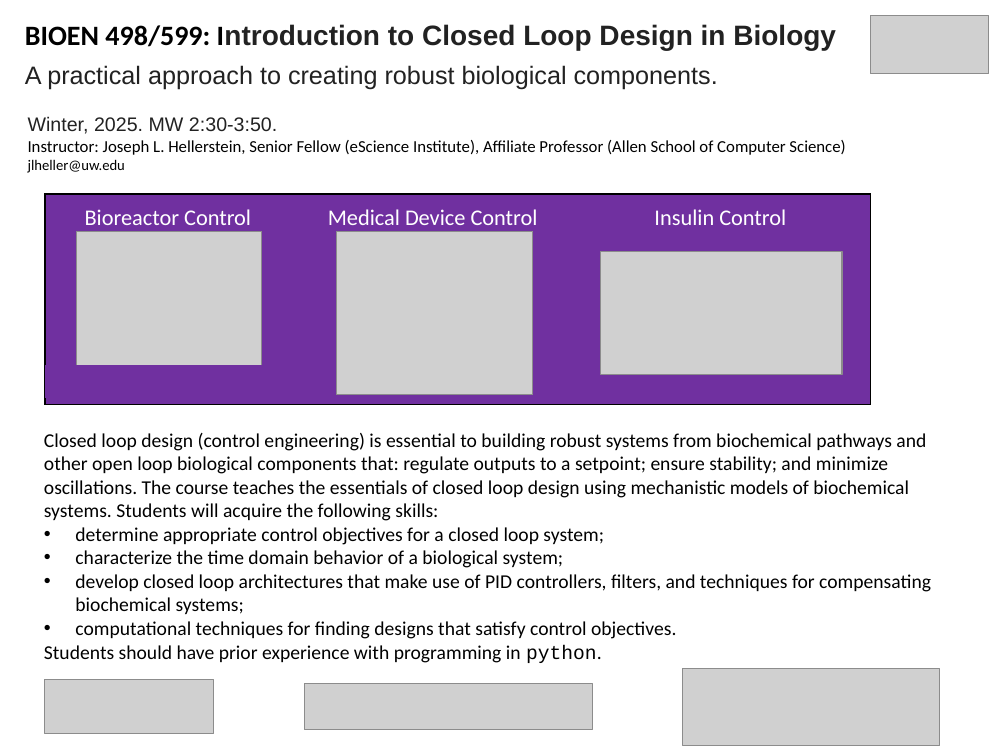
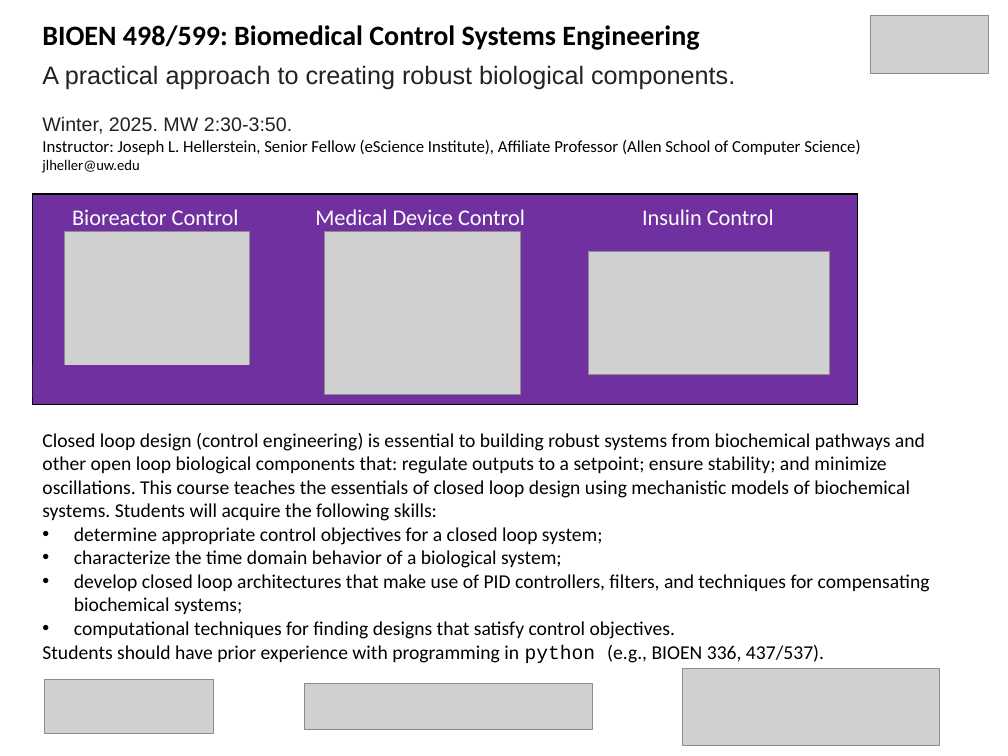
Before and after one commit to joseph-hellerstein/advanced-controls-lectures, a slide deck: slide 1 of docs/Advanced-Controls-Flyer.pptx. Drawn at 1008x756 pixels with LibreOffice and Linux fonts; fonts in the diff are those of the drawing; grey boxes stand for pictures. Boxes give left, top, right and bottom in pixels: in the first picture for what was removed or moved away, otherwise in the second. Text is boxed around its words. In the diff, an @@ line names an element or a change of style, - is before the commit and + after.

```diff
--- a/docs/Advanced-Controls-Flyer.pptx
+++ b/docs/Advanced-Controls-Flyer.pptx
@@ text "BIOEN 498/599: Biomedical Control Systems ...": place and size @@
-text "BIOEN 498/599: Biomedical Control Systems ..." at <box>25,24,836,90</box>
+text "BIOEN 498/599: Biomedical Control Systems ..." at <box>42,25,735,90</box>
@@ text at <box>42,25,699,50</box>: text changed; font Arial to Calibri; text colour #222222 to #000000 @@
-BIOEN 498/599: Introduction to Closed Loop Design in Biology
+BIOEN 498/599: Biomedical Control Systems Engineering
@@ text "Winter, 2025. MW 2:30-3:50.": place and size @@
-text "Winter, 2025. MW 2:30-3:50." at <box>28,116,845,173</box>
+text "Winter, 2025. MW 2:30-3:50." at <box>42,116,860,173</box>
@@ 3 pictures: place and size @@
-3 pictures at <box>77,231,842,395</box>
+3 pictures at <box>65,231,830,395</box>
@@ 3 texts, 2 rectangles: place and size @@
-3 texts, 2 rectangles at <box>45,194,871,404</box>
+3 texts, 2 rectangles at <box>32,194,858,404</box>
@@ text at <box>42,433,925,521</box>: text changed @@
-Closed loop design (control engineering) is essential to building robust systems from biochemical pathways and other open loop biological components that: regulate outputs to a setpoint; ensure stability; and minimize oscillations. The course teaches the essentials of closed loop design using mechanistic models of biochemical systems. Students will acquire the following skills:
+Closed loop design (control engineering) is essential to building robust systems from biochemical pathways and other open loop biological components that: regulate outputs to a setpoint; ensure stability; and minimize oscillations. This course teaches the essentials of closed loop design using mechanistic models of biochemical systems. Students will acquire the following skills:
@@ text at <box>42,645,824,663</box>: text changed @@
-Students should have prior experience with programming in python.
+Students should have prior experience with programming in python (e.g., BIOEN 336, 437/537).
```
Also in this commit, not shown: 8 other files.
